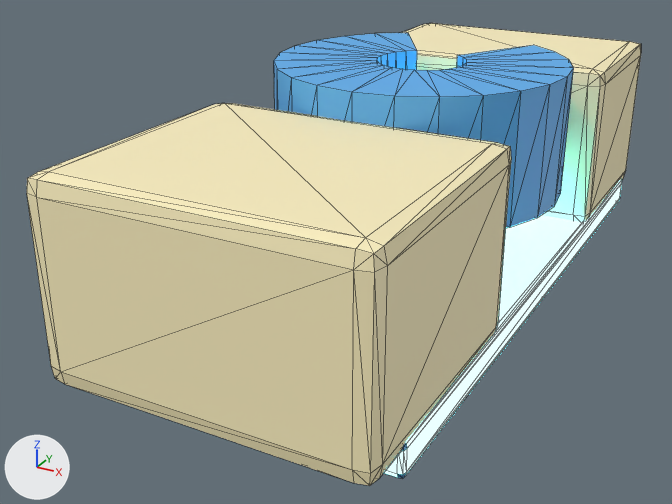
Two versions of the glTF model viewer/assets/armor-parts/left_boot/left_boot.glb, one commit apart.
Before and after are seen from a 50 mm camera at (0.145, -0.329, 0.122) aimed at (-0.02, -0.03, -0.028). Arrows for +X, +Y and +Z are at lower left; the lights stay in place. The older version comes first. Mesh edges are drawn as thin lines. Vertices at exactly the same position are counted once.

Names of what the first picture shows: 'armor_left_boot_v001'.
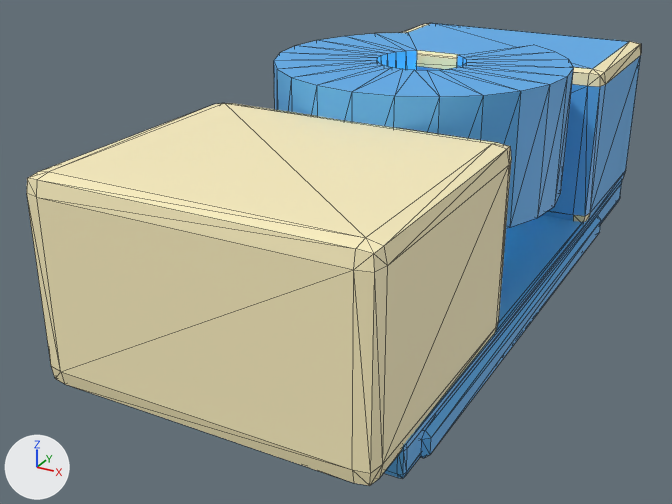
Boxes (x1, y1, x2, y2) around the edits, measured in the pictures (672 x 504 px):
part 1 of me_armor_left_boot_v001, added: after (420, 216, 601, 458)
part 2 of me_armor_left_boot_v001, recoloured (beige to blue): (408, 23, 641, 221) in both
part 3 of me_armor_left_boot_v001, recoloured: (384, 180, 622, 478) in both

Edits to the bpy script that builds the scene:
```text
Change me_armor_left_boot_v001:
    used by ob_armor_left_boot_v001; location = (0.0, 0.0, 0.0)
    remove me_armor_left_boot_v001.from_pydata(...)  # 276 vertices, 532 faces; spans x -0.058..0.058, y -0.15..0.14, z -0.044..0.045
    add me_armor_left_boot_v001.from_pydata(...)  # 324 vertices, 620 faces; spans x -0.06..0.06, y -0.15..0.14, z -0.045..0.045
    me_armor_left_boot_v001 part 1: a new loose piece of 24 vertices spanning x 0.046..0.06, y -0.118..0.082, z -0.045..-0.035, in mat_armor_accent (blue #5cb0f1)
    me_armor_left_boot_v001 part 2: 32 faces spanning x -0.058..0.058, y 0.06..0.14, z -0.035..0.035 switch from mat_armor_base_surface (beige #fff3c2) to mat_armor_accent (blue #5cb0f1)
    me_armor_left_boot_v001 part 3: 56 faces spanning x -0.058..0.058, y -0.13..0.13, z -0.044..-0.032 switch from mat_armor_emissive (cyan #76f4ff, glowing cyan #76f4ff) to mat_armor_accent (blue #5cb0f1)
    other edits to the shape of me_armor_left_boot_v001 do not show in these pictures
```
